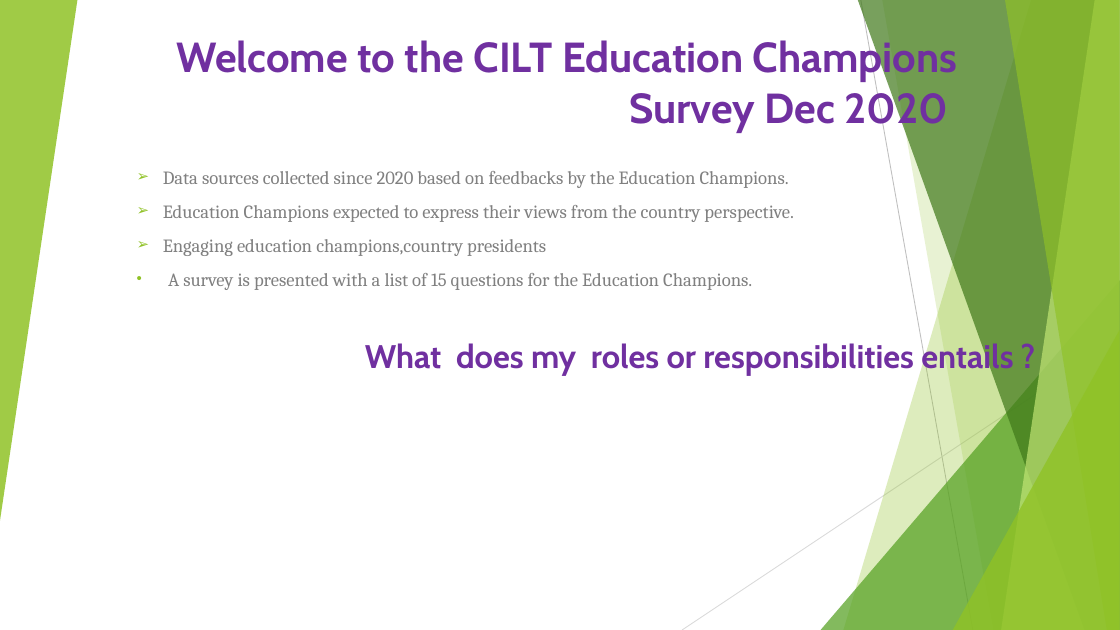
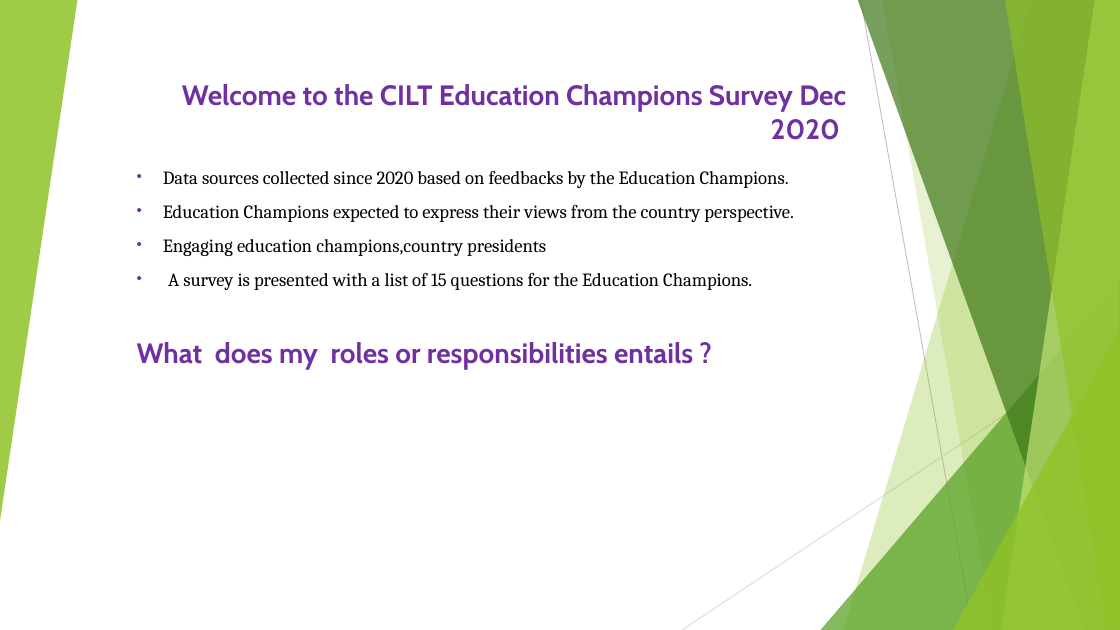
Before and after one commit to Nkululeko353/MyDatasets, a slide deck: slide 3 of The Chartered Institute of Logistics and Transport.pptx. Drawn at 1120x630 pixels with LibreOffice and Linux fonts; fonts in the diff are those of the drawing. Boxes give left, top, right and bottom in pixels: in the first picture for what was removed or moved away, otherwise in the second. Text is boxed around its words. In the diff, an @@ line names an element or a change of style, - is before the commit and + after.

```diff
--- a/The Chartered Institute of Logistics and Transport.pptx
+++ b/The Chartered Institute of Logistics and Transport.pptx
@@ title "Welcome to the CILT Education ...": place and size @@
-title "Welcome to the CILT Education ..." at (176,37,958,133)
+title "Welcome to the CILT Education ..." at (182,84,846,140)
@@ title "Welcome to the CILT Education ..." at (182,84,846,140): size 36 to 24 pt @@
@@ subtitle "Data sources collected since 2020 ..." at (137,170,793,370): text colour #808080 to #000000 in "Data sources collected since 2020 based on ...", "Education Champions expected to express their views ...", "Engaging education champions,country presidents", "A survey is presented with a list ..."; size 28 to 24 pt in "What does my roles or responsibilities entails ..."; bullet ➢ to •; bullet colour #90C226 to #7030A0; alignment right to left @@
```
Also in this commit, not shown: 7 other slides changed, 2 slides added, 1 other file.
